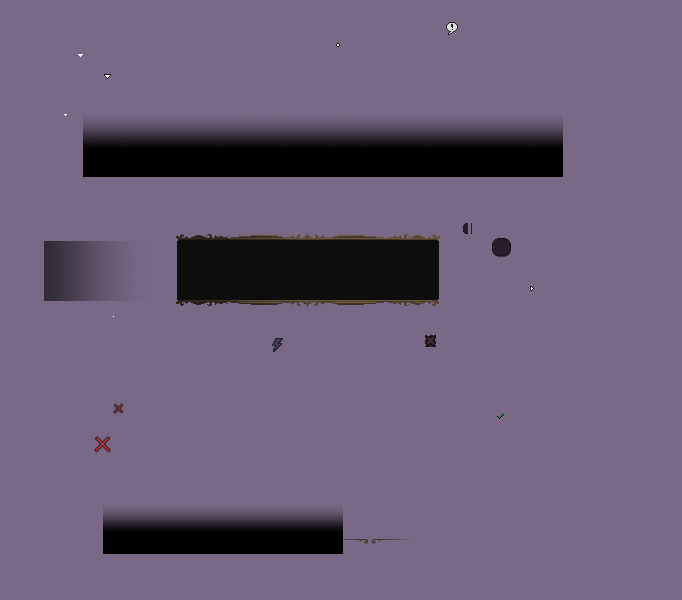
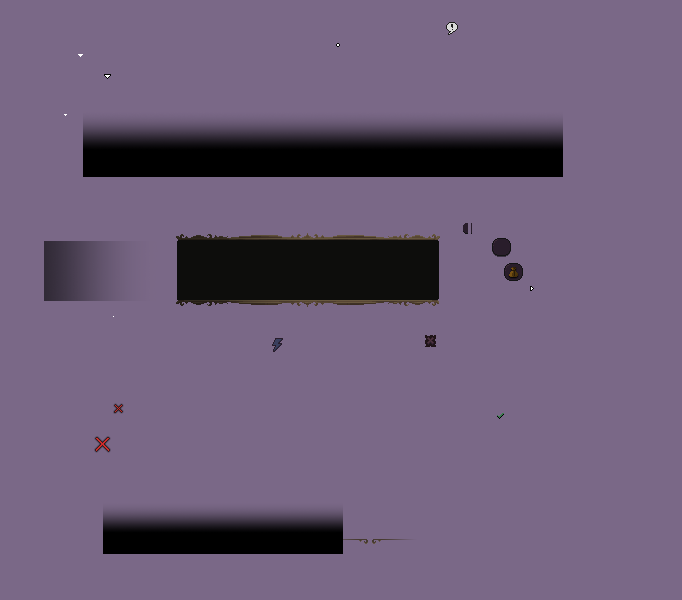
Before/after of a (682, 600) layered artwork. What changed in the layer stack:
added group "BagSlot.png" with 2 layers above "QuickSlot.png" over <box>504,263,523,281</box>
added layer "Icon" in group "BagSlot.png" over <box>509,267,518,277</box>
added layer "Slot" in group "BagSlot.png" over <box>504,263,523,281</box>
